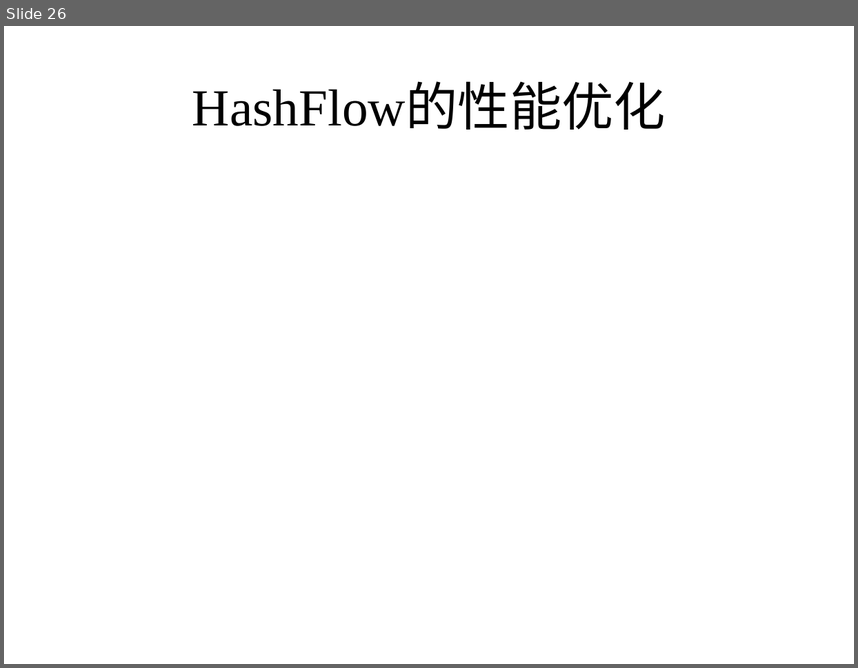
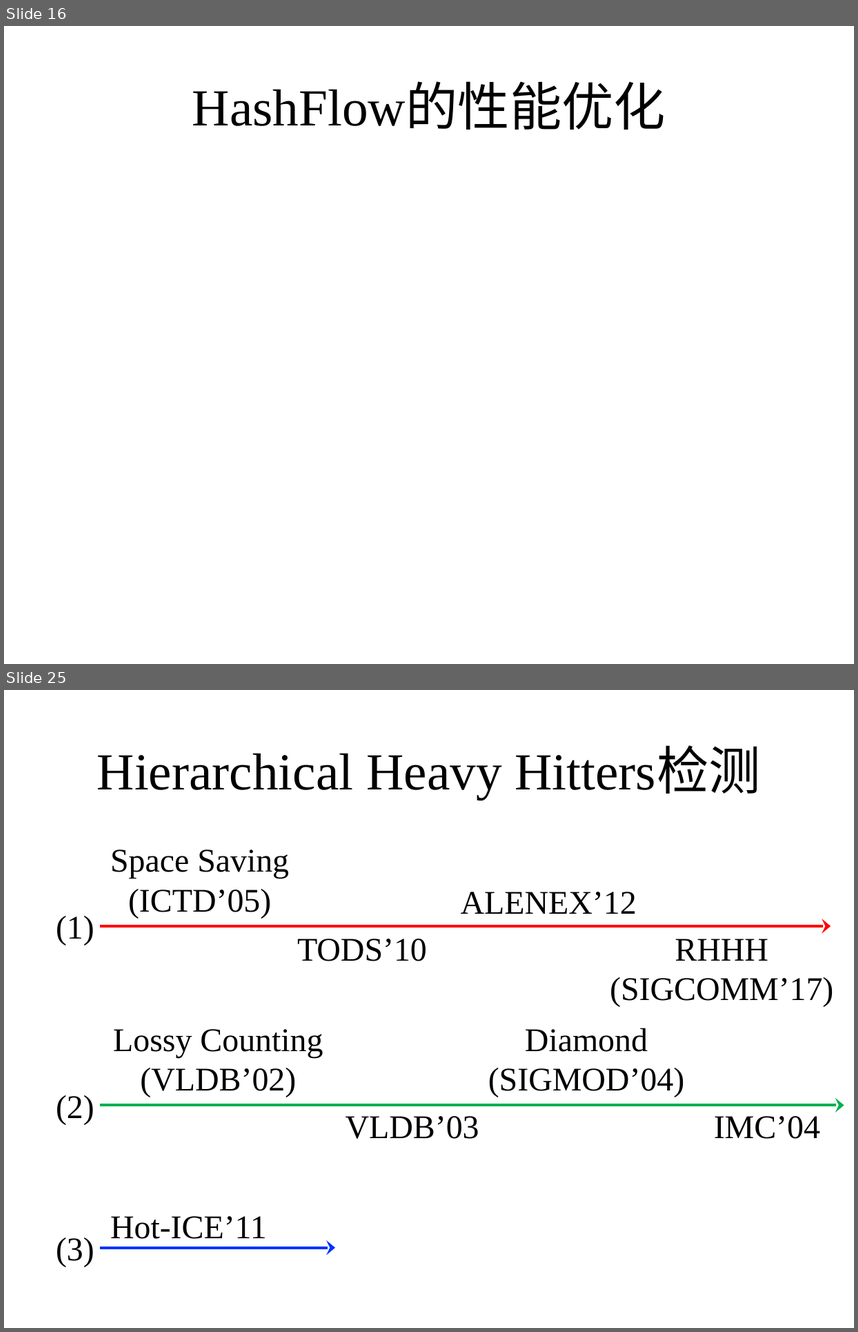
Before and after one commit to xinshengzzy/thesis_proposal, a slide deck: 赵宗义-博士生开题报告-2018年秋.pptx. Shown one above the other, each under a label of ours: slide 26 before the commit, slides 16 and 25 after it; the slides between them are not shown. The pictures are 858x668 and 858x1332 pixels, drawn with LibreOffice and Linux fonts; fonts in the diff are those of the drawing; grey boxes stand for pictures. Boxes give left, top, right and bottom in pixels: in the first picture for what was removed or moved away, otherwise in the second. Text is boxed around its words. In the diff, an @@ line names an element or a change of style, - is before the commit and + after.

```diff
--- a/赵宗义-博士生开题报告-2018年秋.pptx
+++ b/赵宗义-博士生开题报告-2018年秋.pptx
@@ slide 25 added at (4,690,854,1328), background #FFFFFF @@
@@ title added at (97,749,762,799), 44 pt, text #000000 @@
+Hierarchical Heavy Hitters检测
@@ text added at (110,849,289,918), 28 pt, text #000000 @@
+Space Saving
+(ICTD’05)
@@ text added at (461,891,637,914), 28 pt, text #000000 @@
+ALENEX’12
@@ text added at (56,916,94,945), 28 pt, text #000000 @@
+(1)
@@ arrow added from (100, 926) to (831, 926), #FF0000 2.5 pt @@
@@ text added at (297,938,427,961), 28 pt, text #000000 @@
+TODS’10
@@ text added at (610,938,833,1007), 28 pt, text #000000 @@
+RHHH
+(SIGCOMM’17)
@@ text added at (113,1029,323,1097), 28 pt, text #000000 @@
+Lossy Counting
+(VLDB’02)
@@ text added at (488,1027,684,1097), 28 pt, text #000000 @@
+Diamond
+(SIGMOD’04)
@@ text added at (56,1095,94,1124), 28 pt, text #000000 @@
+(2)
@@ arrow added from (100, 1105) to (844, 1105), #00B050 2.5 pt @@
@@ text added at (346,1116,479,1138), 28 pt, text #000000 @@
+VLDB’03
@@ text added at (714,1116,820,1138), 28 pt, text #000000 @@
+IMC’04
@@ text added at (110,1216,267,1239), 28 pt, text #000000 @@
+Hot-ICE’11
@@ text added at (56,1237,94,1267), 28 pt, text #000000 @@
+(3)
@@ arrow added from (100, 1248) to (335, 1248), #0033FF 2.5 pt @@
@@ what was slide 26 is now slide 16 @@
```
Also in this commit, not shown: 8 slides changed, 41 other slides added, 13 slides removed, 18 other files.
